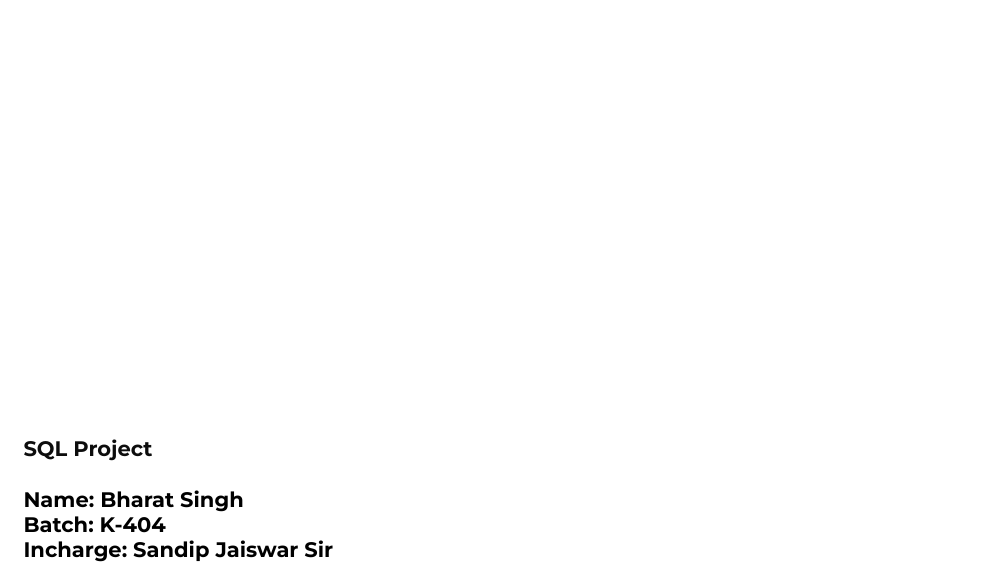
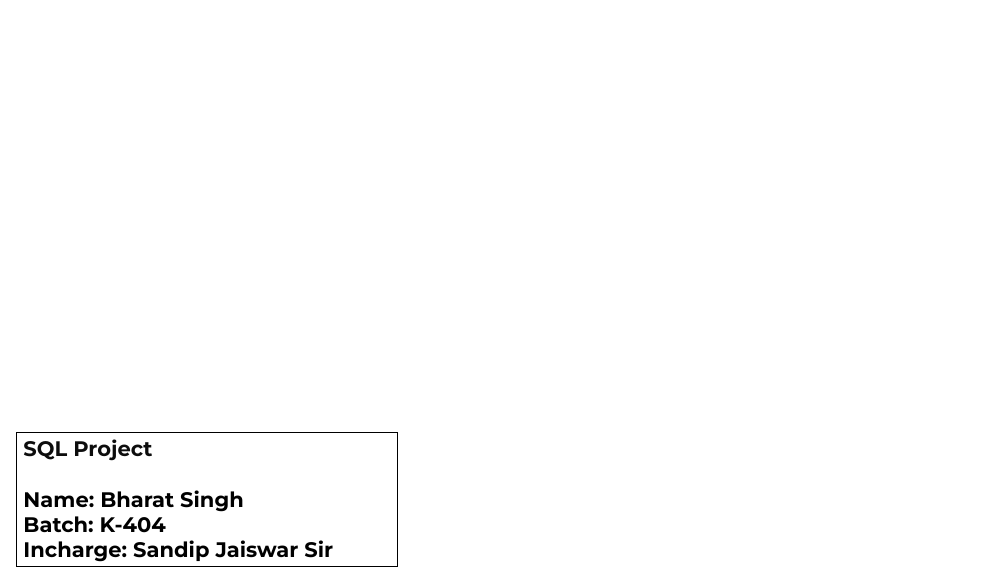
Before and after one commit to barrett28/1_IT-vedant, a slide deck: slide 2 of 4_sql/project''/hospital_management.pptx. Drawn at 1008x567 pixels with LibreOffice and Linux fonts; fonts in the diff are those of the drawing; background and template pictures are left out. Boxes give left, top, right and bottom in pixels: in the first picture for what was removed or moved away, otherwise in the second. Text is boxed around its words. In the diff, an @@ line names an element or a change of style, - is before the commit and + after.

```diff
--- a/4_sql/project''/hospital_management.pptx
+++ b/4_sql/project''/hospital_management.pptx
@@ rectangle "SQL Project": place and size @@
-rectangle "SQL Project" at bbox=[24, 439, 333, 562]
+rectangle "SQL Project" at bbox=[16, 433, 397, 567]
@@ rectangle "SQL Project" at bbox=[16, 433, 397, 567]: outline none to #000000 0.75 pt @@
```
Also in this commit, not shown: 15 other slides changed, 22 slides added, 38 other files.
